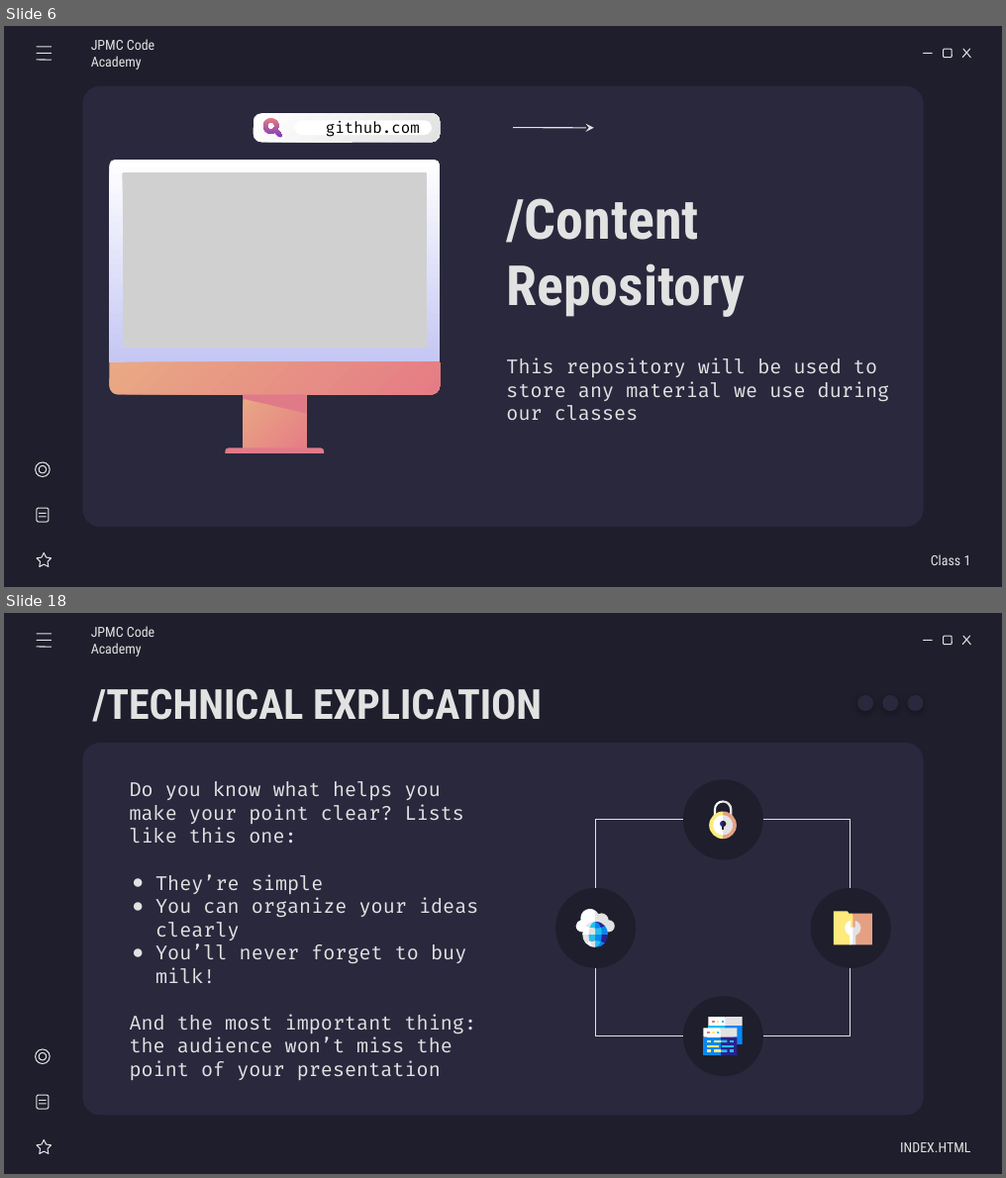
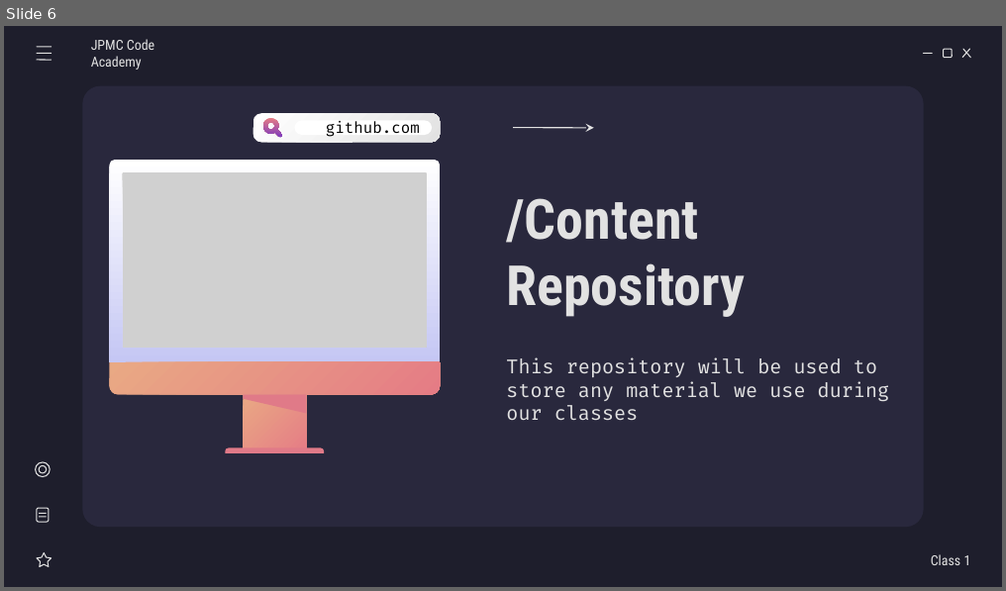
Before and after one commit to RasT110e5/code-academy-jpmc, a slide deck: classes/class-1/class1-slides.odp. Shown one above the other, each under a label of ours: slides 6 and 18 before the commit, slide 6 after it; the slides between them are not shown. The pictures are 1006x1178 and 1006x591 pixels, drawn with LibreOffice and Linux fonts; fonts in the diff are those of the drawing; grey boxes stand for pictures. Boxes give left, top, right and bottom in pixels: in the first picture for what was removed or moved away, otherwise in the second. Text is boxed around its words. In the diff, an @@ line names an element or a change of style, - is before the commit and + after.

```diff
--- a/classes/class-1/class1-slides.odp
+++ b/classes/class-1/class1-slides.odp
@@ slide 18 removed at (4, 613, 1002, 1174), background #1E1E2C; not listed: 4 template elements that a slide beside it also shows @@
@@ line removed from (37, 634) to (51, 634) @@
@@ line removed from (37, 640) to (51, 640) @@
@@ subtitle removed at (91, 626, 154, 657) @@
-JPMC Code Academy
@@ line removed from (37, 647) to (51, 647) @@
@@ title removed at (92, 688, 542, 722) @@
-/TECHNICAL EXPLICATION
@@ ellipse removed at (857, 695, 873, 711) @@
@@ ellipse removed at (882, 695, 898, 711) @@
@@ ellipse removed at (907, 695, 923, 711) @@
@@ rounded rectangle removed at (83, 743, 923, 1115) @@
@@ text removed at (130, 781, 478, 1080) @@
-Do you know what helps you make your point clear? Lists like this one:
-● They’re simple
-● You can organize your ideas clearly
-● You’ll never forget to buy milk!
-And the most important thing: the audience won’t miss the point of your presentation
@@ ellipse removed at (682, 779, 762, 860) @@
@@ pie slice (boxed as its full ellipse) removed at (682, 779, 763, 861) @@
@@ elbow line removed from (595, 888) to (682, 820) @@
@@ elbow line removed from (763, 820) to (850, 888) @@
@@ group removed at (710, 801, 737, 839): 9 freeform shapes @@
@@ pie slice (boxed as its full ellipse) removed at (554, 888, 636, 969) @@
@@ ellipse removed at (555, 888, 636, 968) @@
@@ ellipse removed at (810, 888, 890, 968) @@
@@ pie slice (boxed as its full ellipse) removed at (810, 888, 891, 969) @@
@@ group removed at (576, 909, 615, 949): 18 freeform shapes @@
@@ group removed at (834, 911, 872, 946): 4 freeform shapes @@
@@ elbow line removed from (682, 1036) to (596, 968) @@
@@ elbow line removed from (850, 968) to (763, 1036) @@
@@ ellipse removed at (682, 996, 762, 1076) @@
@@ pie slice (boxed as its full ellipse) removed at (682, 996, 763, 1077) @@
@@ group removed at (35, 1049, 52, 1154): 2 lines, 2 ellipses, 1 star, 1 rounded rectangle @@
@@ group removed at (704, 1017, 743, 1057): 24 freeform shapes @@
@@ subtitle removed at (900, 1143, 970, 1153) @@
-INDEX.HTML
```
Also in this commit, not shown: 2 slides changed, 12 slides added, 31 other slides removed, 4 other files.
